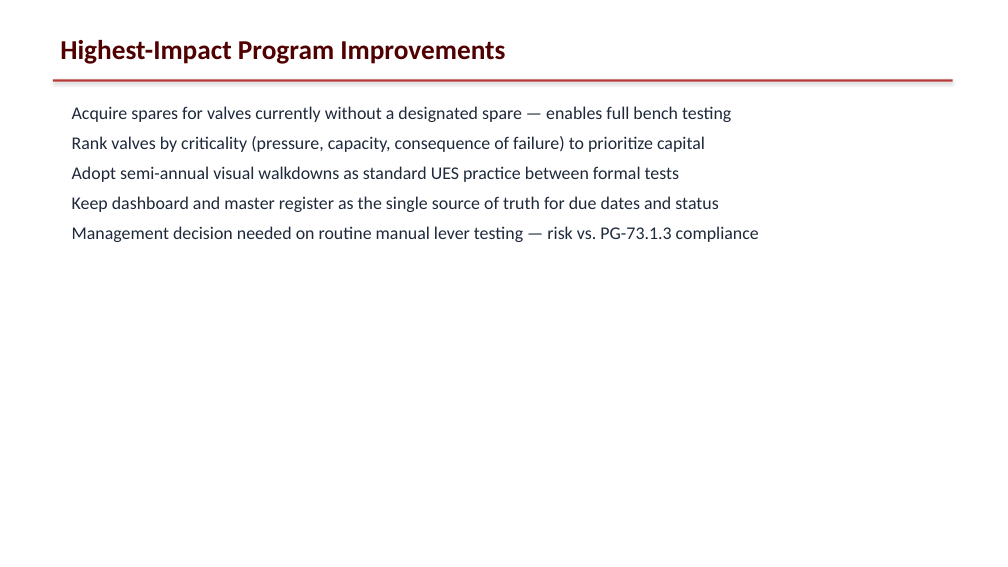
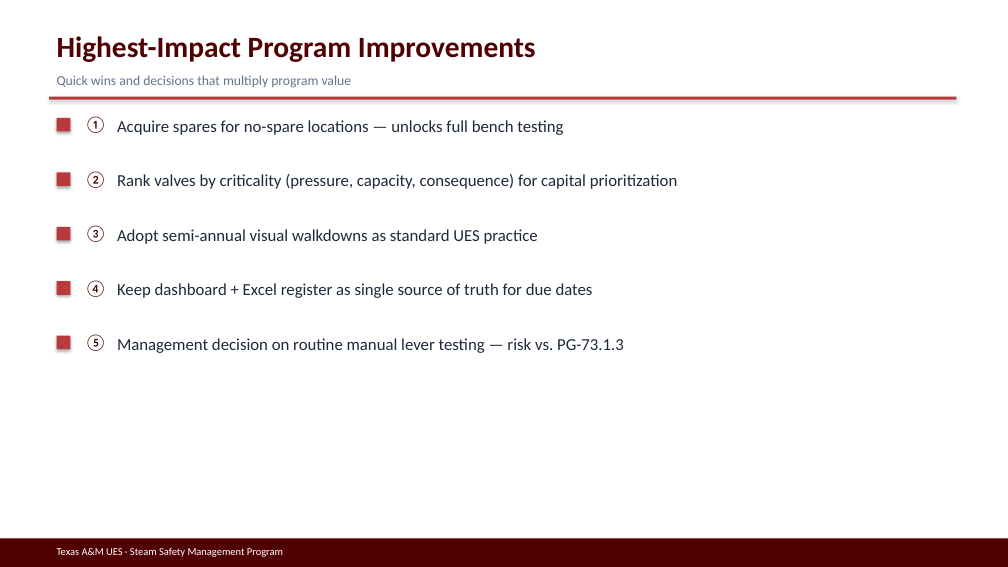
Before and after one commit to stavan12-a11y/PSV-Compliance-Tracking-Dashboard, a slide deck: slide 23 of docs/presentation/UES-Steam-Safety-Management-Program.pptx. Drawn at 1008x567 pixels with LibreOffice and Linux fonts; fonts in the diff are those of the drawing. Boxes give left, top, right and bottom in pixels: in the first picture for what was removed or moved away, otherwise in the second. Text is boxed around its words. In the diff, an @@ line names an element or a change of style, - is before the commit and + after.

```diff
--- a/docs/presentation/UES-Steam-Safety-Management-Program.pptx
+++ b/docs/presentation/UES-Steam-Safety-Management-Program.pptx
@@ text "Highest-Impact Program Improvements" at (57,36,536,62): size 26 to 28 pt @@
@@ text added at (57,75,352,88), 13 pt, text #64748B @@
+Quick wins and decisions that multiply program value
@@ rectangle: place and size @@
-rectangle at (53,79,953,82)
+rectangle at (49,97,957,100)
@@ rectangle added at (57,118,70,132), fill #B83A3A @@
@@ text removed at (72,106,759,242) @@
-Acquire spares for valves currently without a designated spare — enables full bench testing
-Rank valves by criticality (pressure, capacity, consequence of failure) to prioritize capital
-Adopt semi-annual visual walkdowns as standard UES practice between formal tests
-Keep dashboard and master register as the single source of truth for due dates and status
-Management decision needed on routine manual lever testing — risk vs. PG-73.1.3 compliance
@@ text added at (85,117,107,133), 16 pt, text #500000 @@
+①
@@ text added at (117,120,563,135), 16 pt, text #1E293B @@
+Acquire spares for no-spare locations — unlocks full bench testing
@@ rectangle added at (57,172,70,186), fill #B83A3A @@
@@ text added at (85,171,107,188), 16 pt, text #500000 @@
+②
@@ text added at (117,174,677,189), 16 pt, text #1E293B @@
+Rank valves by criticality (pressure, capacity, consequence) for capital prioritization
@@ rectangle added at (57,227,70,240), fill #B83A3A @@
@@ text added at (85,226,107,242), 16 pt, text #500000 @@
+③
@@ text added at (117,229,538,244), 16 pt, text #1E293B @@
+Adopt semi-annual visual walkdowns as standard UES practice
@@ rectangle added at (57,281,70,295), fill #B83A3A @@
@@ text added at (85,280,107,297), 16 pt, text #500000 @@
+④
@@ text added at (117,283,593,298), 16 pt, text #1E293B @@
+Keep dashboard + Excel register as single source of truth for due dates
@@ rectangle added at (57,336,70,349), fill #B83A3A @@
@@ text added at (85,335,107,351), 16 pt, text #500000 @@
+⑤
@@ text added at (117,338,624,353), 16 pt, text #1E293B @@
+Management decision on routine manual lever testing — risk vs. PG-73.1.3
@@ rectangle added at (0,538,1008,567), fill #500000 @@
@@ text added at (57,548,283,557), 10 pt, text #FFFFFF @@
+Texas A&M UES · Steam Safety Management Program
```
Also in this commit, not shown: 16 other slides changed, 9 slides added, 9 slides removed, 5 other files.
